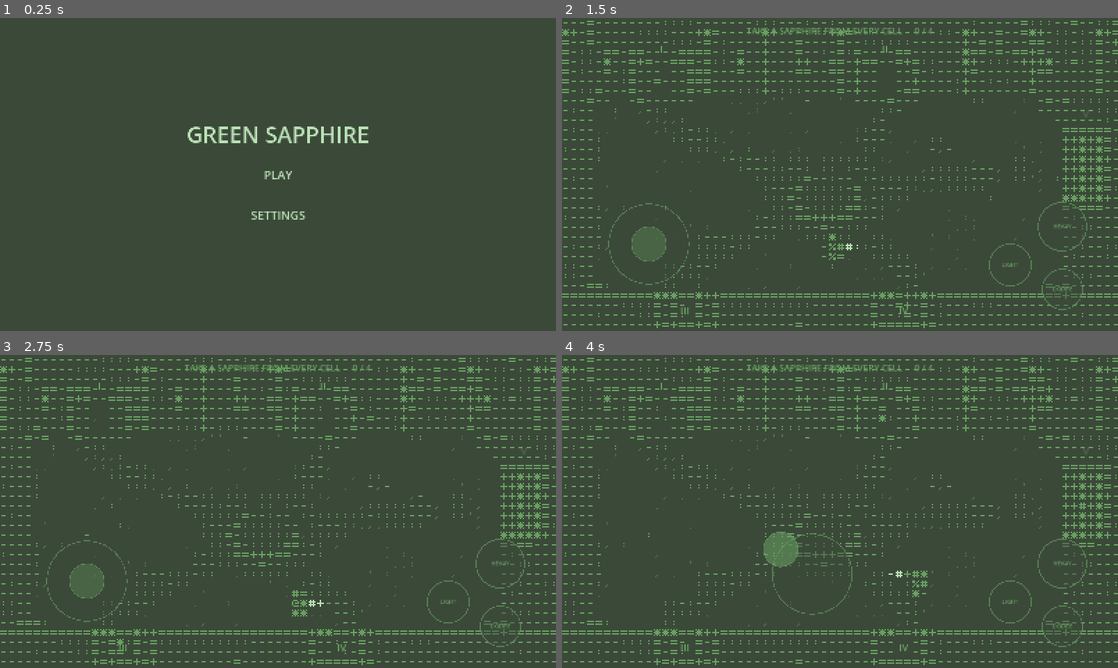
Above: before the commit, frames 1-4 (two rows, left to right).
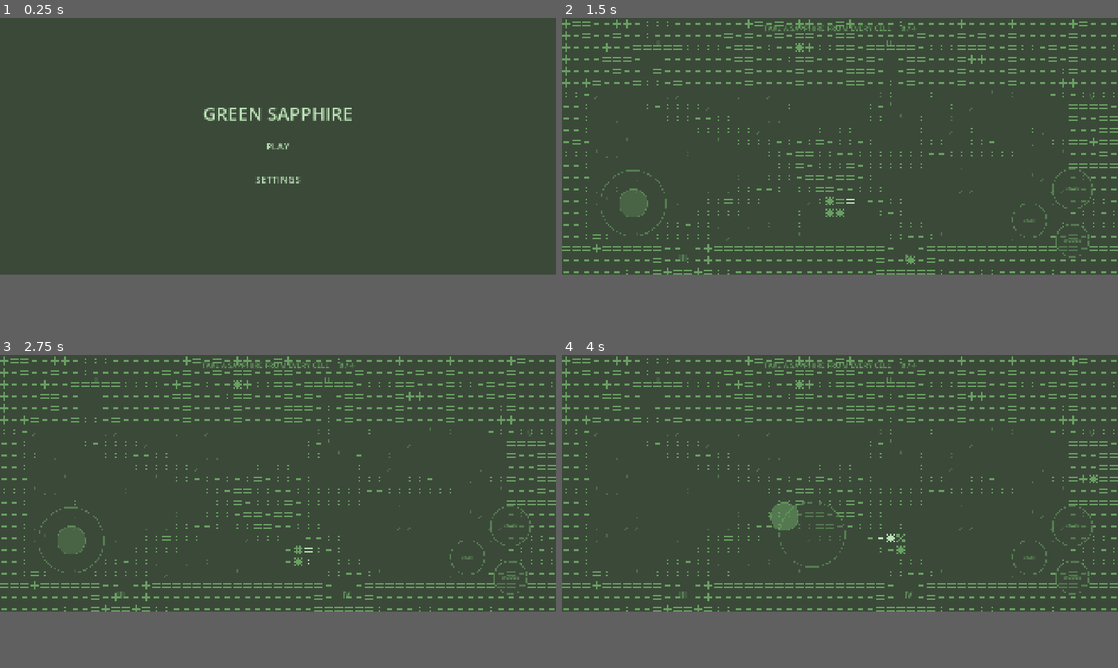
Above: after the commit, the same moments.

Repository: nrkahfirhmd/project-green-sapphire
Game: Godot game, scene res://scenes/home.tscn
The game is run twice, just before and just after one commit, with the same random seed, the same clock (stepped at 60 frames per second) and the same inputs.
Inputs (mouse positions are in pixels of both pictures, inside the frame that each line leads up to):
- Up to frame 1 (0.25 s): no input
- Up to frame 2 (1.5 s): click "PLAY" at 0.5 s; move the mouse to (962, 158) at 1.27 s; hold D (move_right) from 1.28 s (still down); tap L (attack_heavy) at 1.35 s; click (962, 158) at 1.42 s
- Up to frame 3 (2.75 s): release D (move_right) at 2 s; drag from (166, 527) to (250, 574) at 2.02 s
- Up to frame 4 (4 s): move the mouse to (895, 442) at 2.77 s; hold D (move_right) 2.78-3.5 s; tap Space (dodge) at 2.85 s; drag from (812, 574) to (673, 464) at 3.52 s
In our replay, the window is 800x450 before the commit and 800x369 after it. These sizes can differ from the game's own. Grey fills any space a smaller window leaves; there, only what the larger window draws over its background counts as a difference.

The runs differ from the first frame. In frame 1, 1.7% of the frame differs, in the area x 33-67%, y 28-65%; in frame 2, 14%, in the area x 0-100%, y 0-100%; in frame 3, 14%; in frame 4, 14%.

Commit message:
feat: size the canvas like a landscape iPhone
The viewport is now 1950x900 (iPhone's 19.5:9) with a 1300x600 editor
window, so UI placement in the editor matches the device. The fight and
hub scenes re-centre on the wider canvas, and the touch check maps
through the new size.

Diff:
--- a/project.godot
+++ b/project.godot
@@ -21,8 +21,10 @@
 
 [display]
 
-window/size/viewport_width=1600
+window/size/viewport_width=1950
 window/size/viewport_height=900
+window/size/window_width_override=1300
+window/size/window_height_override=600
 window/stretch/mode="canvas_items"
 window/stretch/aspect="expand"
 window/handheld/orientation=4
--- a/scenes/hub.tscn
+++ b/scenes/hub.tscn
@@ -17,7 +17,7 @@
 script = ExtResource("1")
 
 [node name="Player" type="CharacterBody2D" parent="." unique_id=525790412]
-position = Vector2(800, 700)
+position = Vector2(975, 700)
 motion_mode = 1
 script = ExtResource("2")
 
--- a/scenes/main.tscn
+++ b/scenes/main.tscn
@@ -18,10 +18,10 @@
 script = ExtResource("1")
 
 [node name="Camera2D" type="Camera2D" parent="." unique_id=832162337]
-position = Vector2(800, 450)
+position = Vector2(975, 450)
 
 [node name="Player" type="CharacterBody2D" parent="." unique_id=1063222280]
-position = Vector2(800, 740)
+position = Vector2(975, 740)
 motion_mode = 1
 script = ExtResource("2")
 
--- a/scripts/main.gd
+++ b/scripts/main.gd
@@ -46,6 +46,7 @@
 	arena_rect = Rect2(ARENA_MARGIN.x, ARENA_TOP,
 		vp.x - ARENA_MARGIN.x * 2.0, vp.y - ARENA_TOP - ARENA_MARGIN.y)
 	camera.position = vp * 0.5
+	player.position.x = vp.x * 0.5
 	var spec: Dictionary = BOSSES.get(Game.current_boss, BOSSES[DEFAULT_CELL])
 	_build_arena_poly(spec["floor"])
 	_spawn(spec)
--- a/tools/touch_check.gd
+++ b/tools/touch_check.gd
@@ -76,10 +76,16 @@
 	assert(v == Vector2.ZERO, "stick still reading %s after release" % v)
 
 
+## Touch events arrive in window pixels and Godot maps them into the stretched
+## viewport, so fake ones are placed the same way a real finger would be.
+func _screen(pos: Vector2) -> Vector2:
+	return get_viewport().get_final_transform() * pos
+
+
 func _touch(index: int, pos: Vector2, pressed: bool) -> void:
 	var e := InputEventScreenTouch.new()
 	e.index = index
-	e.position = pos
+	e.position = _screen(pos)
 	e.pressed = pressed
 	Input.parse_input_event(e)
 
@@ -87,5 +93,5 @@
 func _drag(index: int, pos: Vector2) -> void:
 	var e := InputEventScreenDrag.new()
 	e.index = index
-	e.position = pos
+	e.position = _screen(pos)
 	Input.parse_input_event(e)
